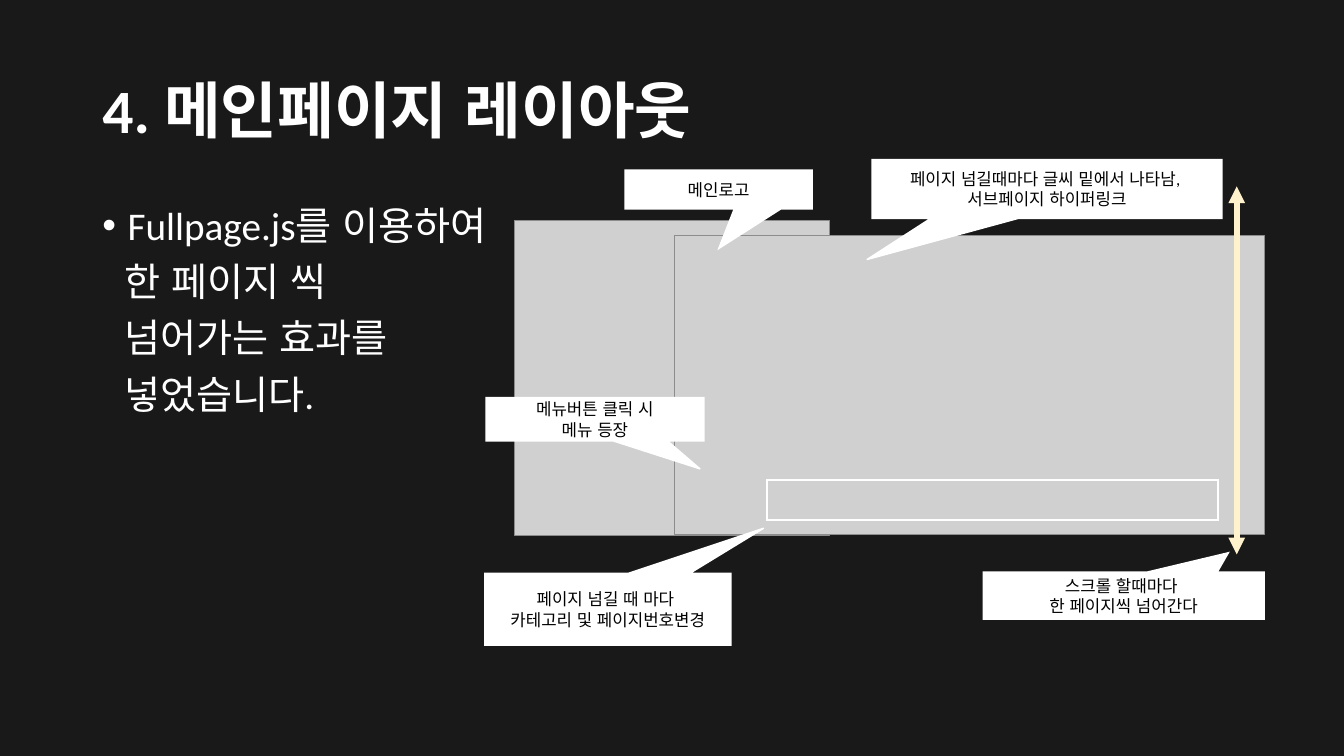
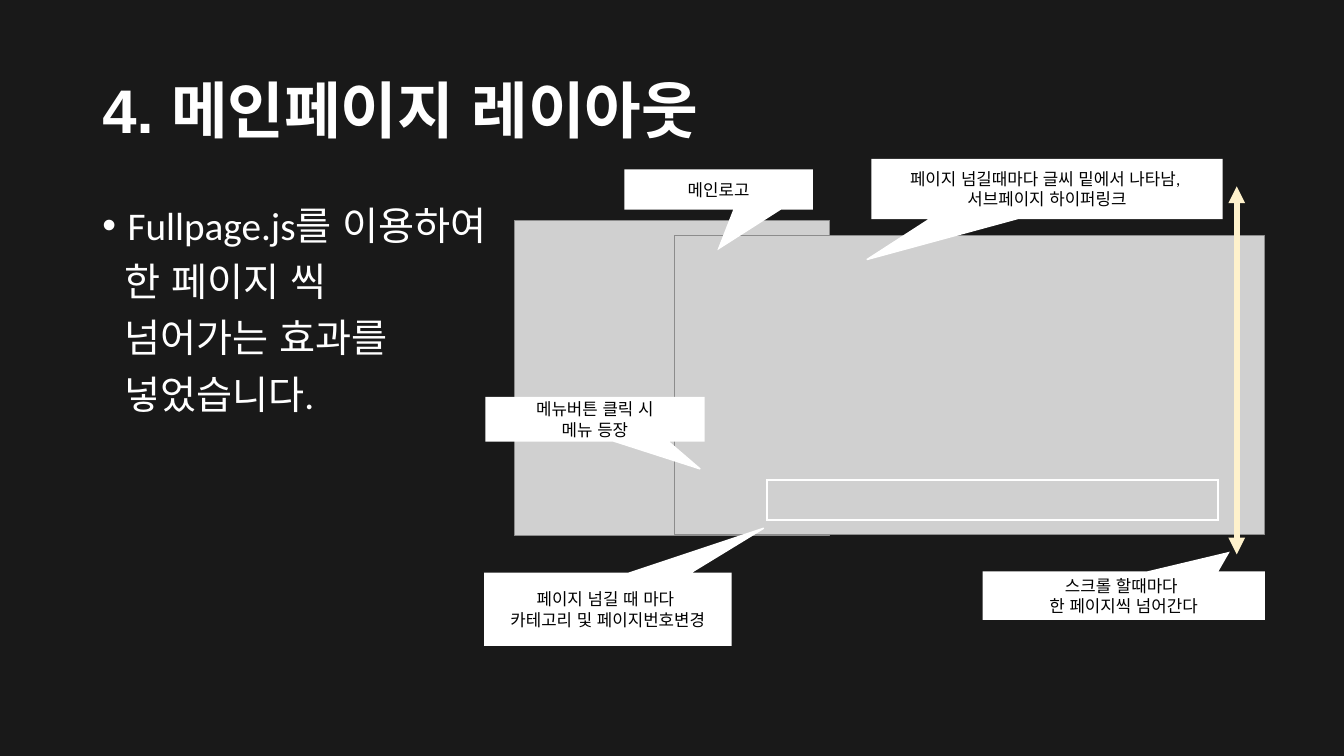
Before and after one commit to JKM0722/JKM_exec01, a slide deck: slide 6 of 003/가이드문서/WM Entertainment.pptx (slide 5 before the commit). Drawn at 1344x756 pixels with LibreOffice and Linux fonts; fonts in the diff are those of the drawing; grey boxes stand for pictures. Boxes give left, top, right and bottom in pixels: in the first picture for what was removed or moved away, otherwise in the second. Text is boxed around its words. In the diff, an @@ line names an element or a change of style, - is before the commit and + after.

```diff
--- a/003/가이드문서/WM Entertainment.pptx
+++ b/003/가이드문서/WM Entertainment.pptx
@@ title "4. 메인페이지 레이아웃" at [102,81,699,139]: font Calibri to Arial @@
```
Also in this commit, not shown: 4 other slides changed, 1 slide added, 3 other files.
